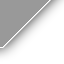
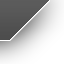
Layer changes from the first 64px x 64px image to the second:
added layer "Subnavigation" above "Layer 6" over <box>0,0,49,40</box>
hid "Layer 6" over <box>0,0,49,47</box>
